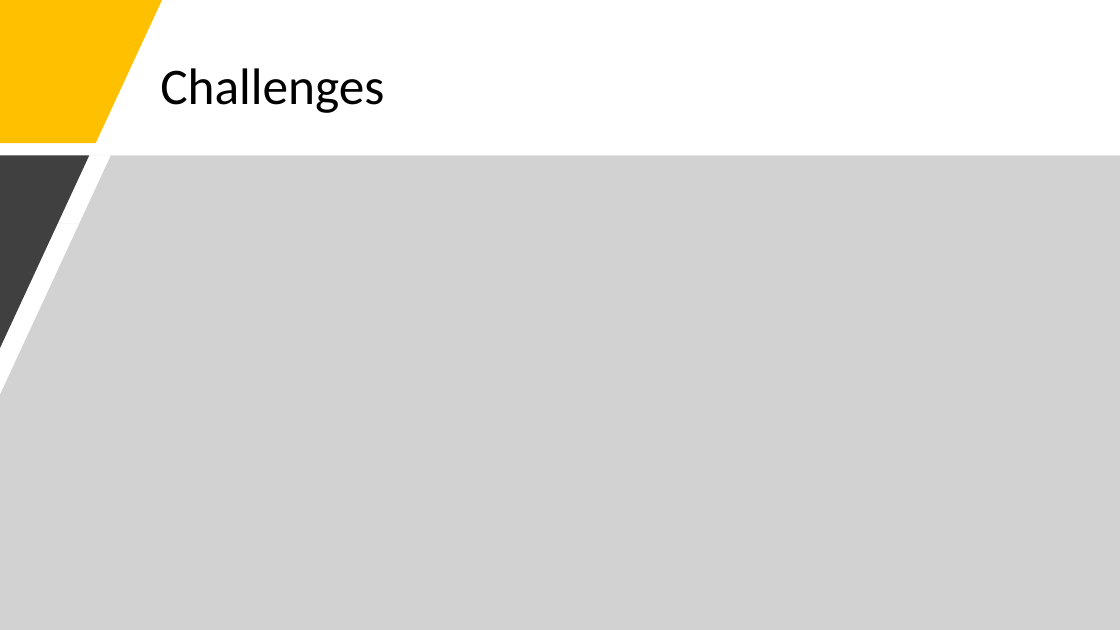
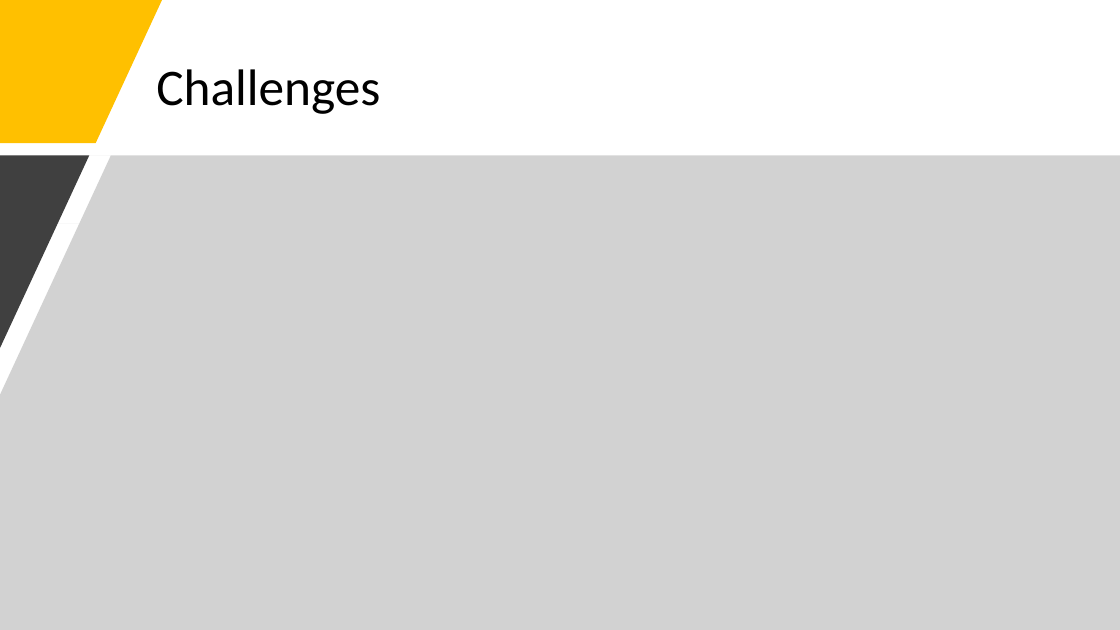
Before and after one commit to armywalrus/Stock-Market-Spotlight-Tech-Stocks, a slide deck: slide 9 of Project 2 Presentation.pptx (slide 8 before the commit). Drawn at 1120x630 pixels with LibreOffice and Linux fonts; fonts in the diff are those of the drawing. Boxes give left, top, right and bottom in pixels: in the first picture for what was removed or moved away, otherwise in the second. Text is boxed around its words. In the diff, an @@ line names an element or a change of style, - is before the commit and + after.

```diff
--- a/Project 2 Presentation.pptx
+++ b/Project 2 Presentation.pptx
@@ text "Challenges": place and size @@
-text "Challenges" at (160, 68, 384, 113)
+text "Challenges" at (156, 69, 380, 114)
```
Also in this commit, not shown: 3 other slides changed, 1 slide added, 4 other files.
